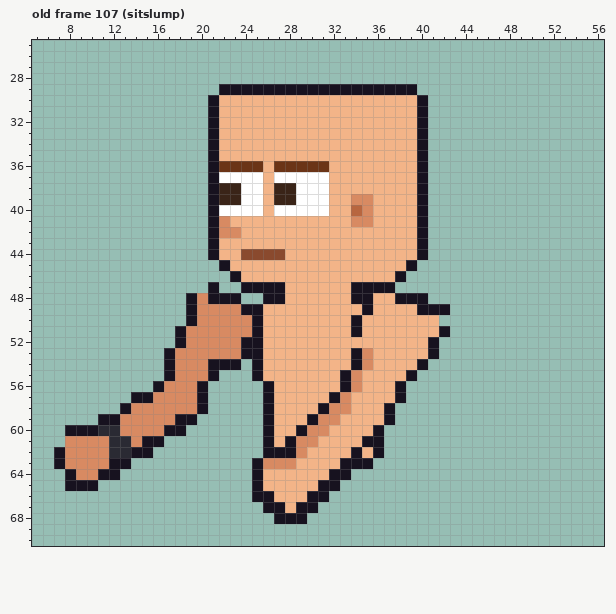
File history of a pixel-art file, sprites/custom/custom_bare_left_anim.aseprite. That is the earlier state.
64x80 pixels, 129 frames. Shown: old frame 107 (sitslump): x 5..56, y 25..70. The commit also changed other frames, which this record leaves out.
After the commit:
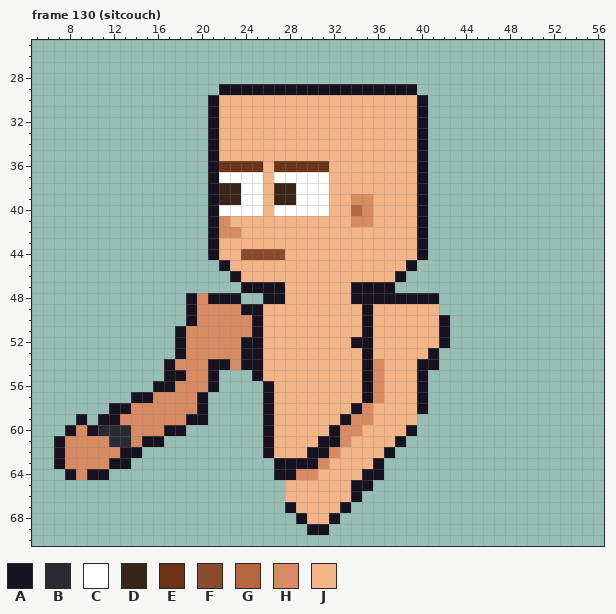
Palette (. is transparent): A #17121f  B #2a2a33  C #ffffff  D #3a2418  E #6b3416  F #8a4a2e  G #b8663f  H #d88a62  J #f3b488
A new or re-ordered frame is compared with the old frame closest to it.
Difference:
frames 129 -> 135
Frame 130 (sitcouch) is new; against old frame 107 (sitslump), layers "Watch", "Near Arm", "Back Arm":
y 47: x 21 A -> .
y 48: x 36..37 JJ -> AA; x 41 . -> A
y 49: x 40..42 AAA -> JJ.
y 50: x 34..35 AJ -> JA; x 42 . -> A
y 51: x 34..35 AJ -> JA
y 52: x 34..35 JJ -> AA; x 41..42 A. -> JA
y 53: x 17..18 AH -> .A; x 34..35 AH -> JA
y 54: x 23..24 A. -> HA; x 34..36 AHJ -> JAH; x 41 . -> A
y 55: x 18 H -> A; x 33..36 AHJJ -> JJAH; x 39..40 A. -> JA
y 56: x 17 H -> A; x 20..21 A. -> HA; x 33..36 AHJJ -> JJAH; x 38..40 A.. -> JJA
y 57: x 32..33 AH -> JJ; x 35..36 JJ -> AH; x 38..40 A.. -> JJA
y 58: x 12 . -> A; x 31..35 AHHJJ -> JJJAH; x 37..40 A... -> JJJA
y 59: x 9 . -> A; x 18 A -> H; x 20 . -> A; x 30..35 AHHJJJ -> JJJAHH; x 37..39 A.. -> JJJ
y 60: x 9 A -> H; x 13 H -> B; x 29..34 AHHJJJ -> JJJAHH; x 36..39 A... -> JJJA
y 61: x 7 . -> A; x 28..33 AHHJJJ -> JJJAAH; x 35..38 AA.. -> JJJA
y 62: x 12..13 BB -> HA; x 15 A -> .; x 27..32 AAHJJJ -> JJJAAH; x 34 A -> J; x 36..37 A. -> JA
y 63: x 25..31 AHHHJJJ -> ..AAAAH; x 33..36 AAA. -> JJJA
y 64: x 10 H -> A; x 12 A -> .; x 25..30 AJJJJJ -> ..AAHH; x 32..36 AA... -> JJJAA
y 65: x 8..10 AAA -> ...; x 25..27 AJJ -> ...; x 31..35 AA... -> JJJAA
y 66: x 25..27 AAJ -> ...; x 30..34 AA... -> JJJJA
y 67: x 26..33 AAJAA... -> ..AJJJJA
y 68: x 27..28 AA -> ..; x 30..32 ... -> JJA
y 69: x 30..31 .. -> AA
